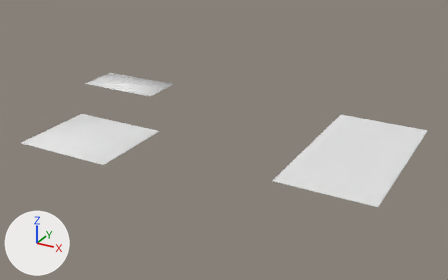
The glTF model public/carpet.glb, before and after one commit.
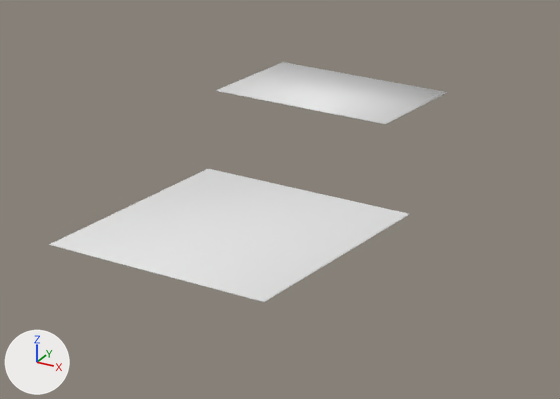
There are two pictures of each version: one whole from a 50 mm camera at (8.59, -11.68, 4.96) aimed at (3.1, -1.71, -0.03), one close up on the part from 0% to 49% of the width and 17% to 72% of the height. The lights are fixed; the arrows at lower left show +X, +Y and +Z. The last two pictures show the newer version. Vertices at exactly the same position are counted once.

Names of what the first close-up shows: 'Geometric Modern Rug.001'.
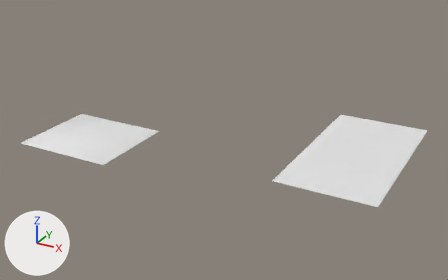
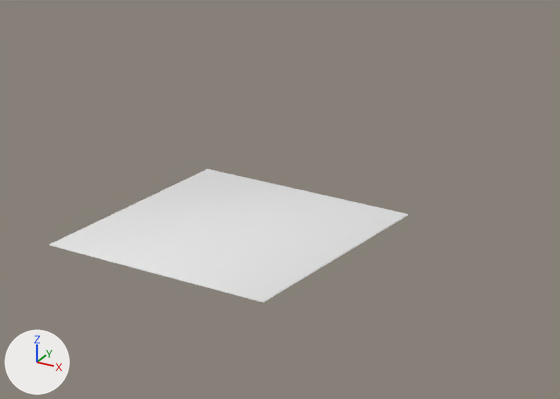
Where the newer file only moved an object's origin or applied its transform, the numbers keep the older frame.

What differs and where, as boxes [x1, y1, x2, y2] in the close-ups (560 x 399 px; the box of a moved part takes in the faces that stretch with it):
'Geometric Modern Rug.001', reshaped: before [49, 62, 447, 302]; after [49, 169, 409, 303]
part 1 of me_plane_006, deleted: before [216, 62, 447, 124]
part 2 of me_plane_006, moved or reshaped: before [49, 169, 409, 302]; after [49, 169, 409, 303]

Diff of the bpy script that builds the scene:
```diff
--- a/public/carpet.glb.py
+++ b/public/carpet.glb.py
@@ me_plane_006 @@
 # used by ob_geometric_modern_rug_001
-me_plane_006.from_pydata(...)  # 120 vertices, 216 faces; spans x -1.33..6.63, y -4.04..0.32, z 0.13..0.15
+me_plane_006.from_pydata(...)  # 112 vertices, 204 faces; spans x -0.05..6.63, y -4.05..0.3, z 0.14..0.15
+# me_plane_006 part 1: the loose piece of 8 vertices spanning x -1.33..0.6, y -0.69..0.32, z 0.13..0.14 is deleted
+# me_plane_006 part 2
+# 56 vertices are removed from x -0.05..6.63, y -4.04..0.31, z 0.14..0.15
+# 181 faces are deleted
+# 10 vertices in x 4.82..6.63, y -3.17..0.31, z 0.14..0.15 move by (0.0, -0.01, 0.0)
+# 36 vertices move from x -0.05..6.61, y -4.04..0.29, z 0.14 to x -0.05..6.61, y -3.16..0.29, z 0.14
+# 45 vertices are added at x -0.05..6.63, y -4.05..0.3, z 0.14..0.15
+# 11 new vertices lie (0.0, -1.76, 0.0) away from vertices in x -0.05..1.95, y -2.29, z 0.14
+# 181 new faces join them
```
